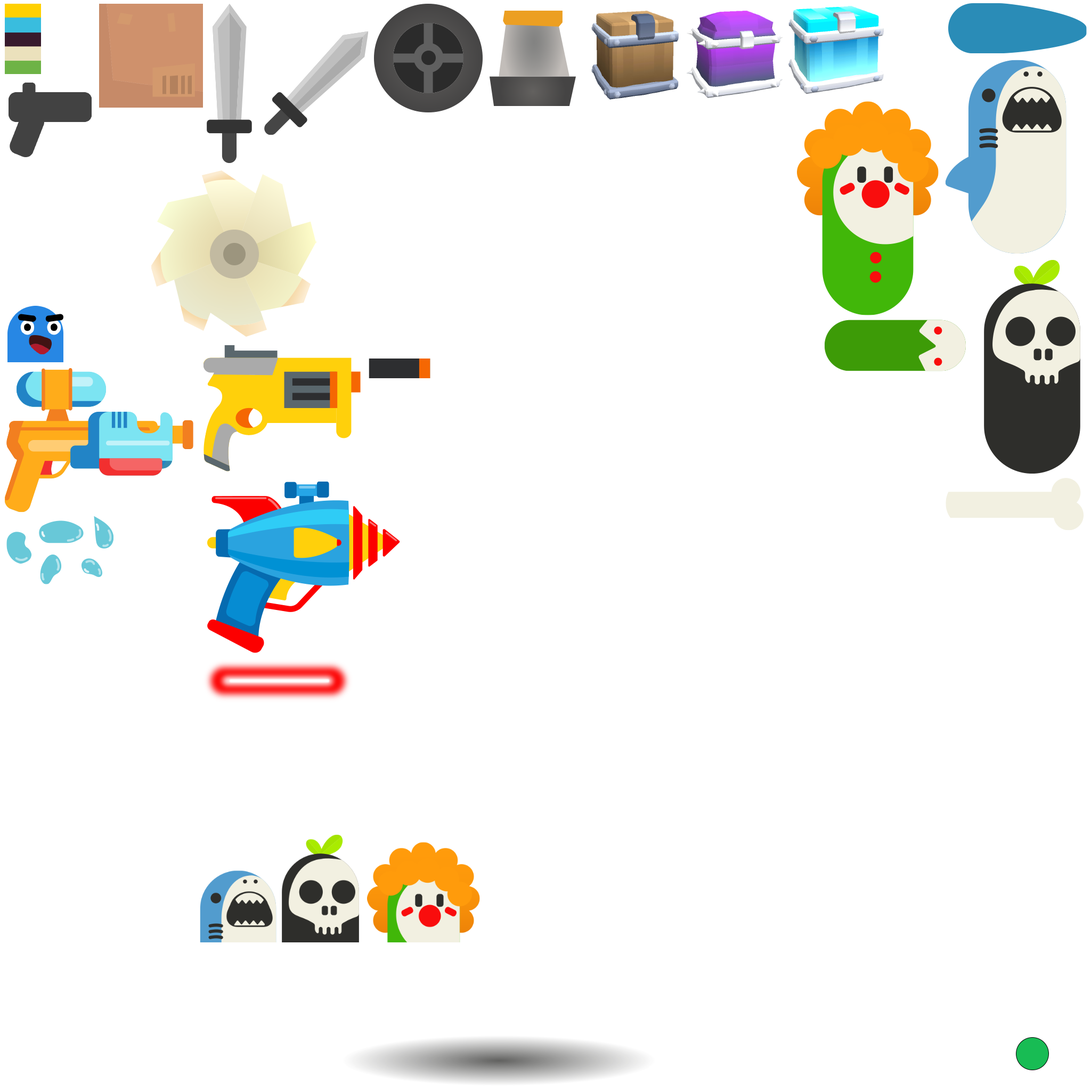
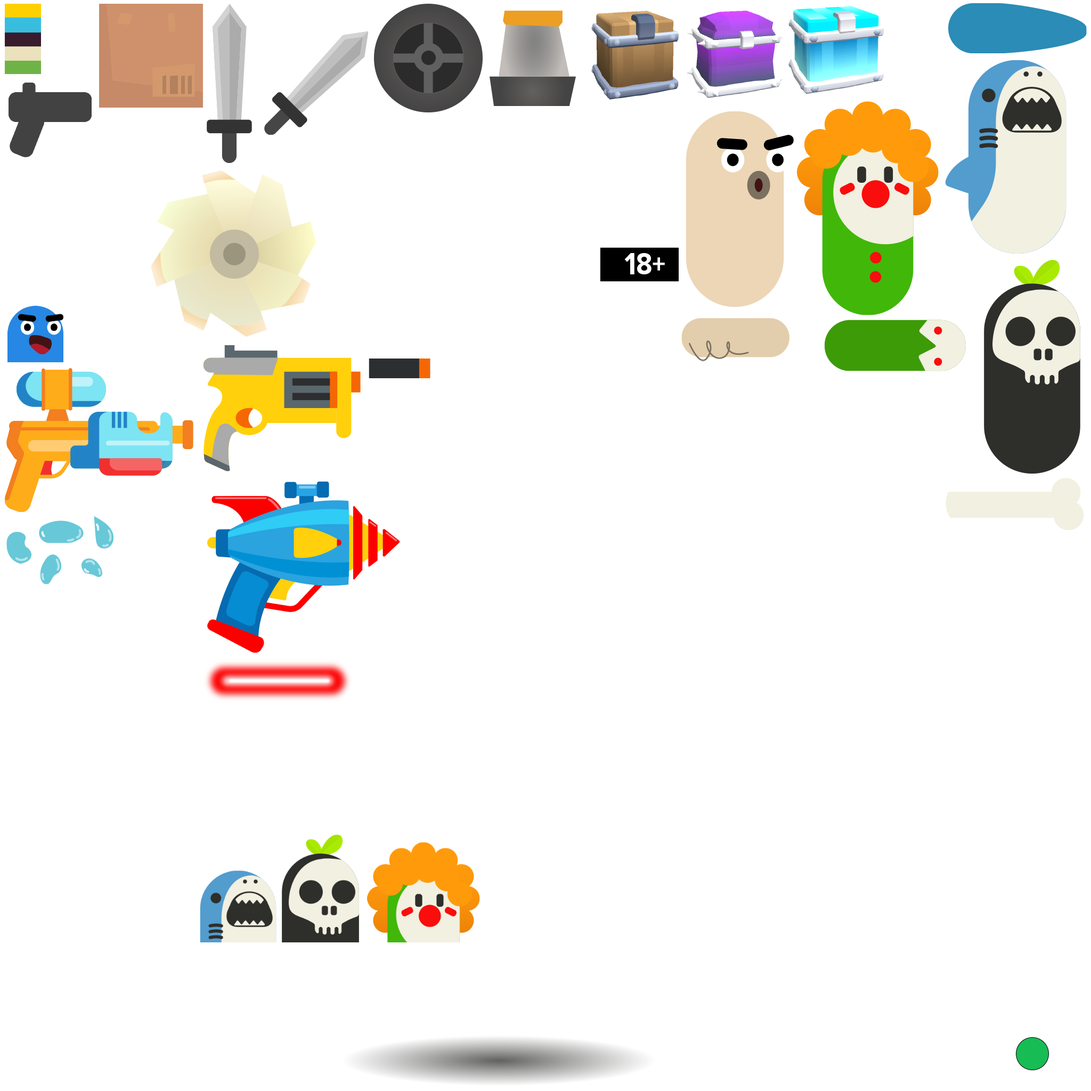
The second 1091x1091 image is a revision of the first. Changes to its layers:
added layer "Layer 39" above "Layer 38" over [600,244,778,283]
added layer "Layer 38" above "Layer 37" over [681,111,795,362]
